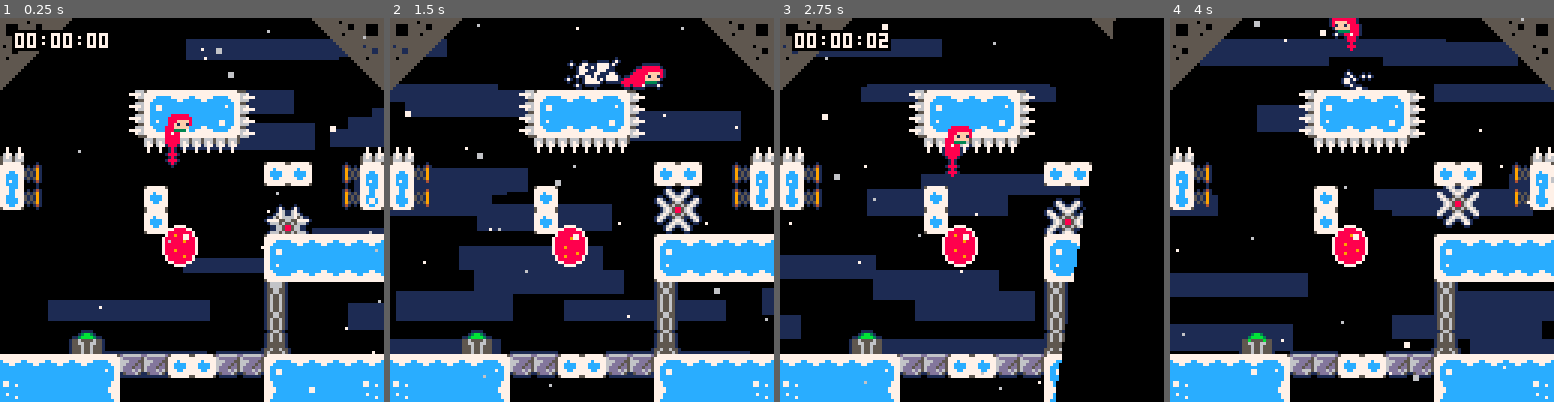
Above: before the commit, frames 1-4 (left to right).
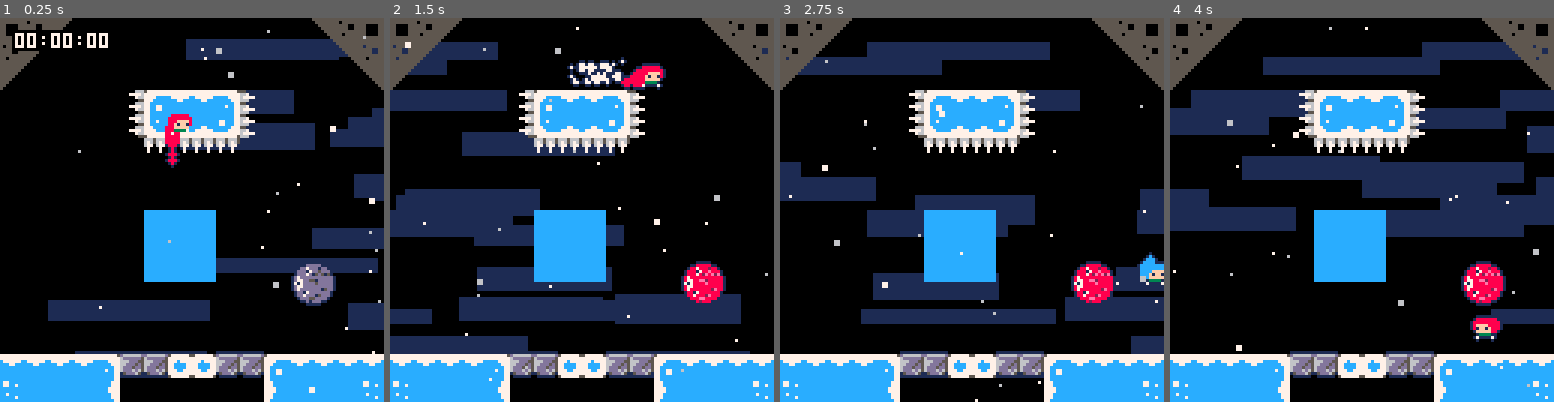
Above: after the commit, the same moments.

Repository: CelesteClassic/newleste.p8
Game: PICO-8 cartridge temple.p8
The game is run twice, just before and just after one commit, with the same random seed, the same clock (stepped at 60 frames per second) and the same inputs.
Inputs:
- Up to frame 1 (0.25 s): no input
- Up to frame 2 (1.5 s): tap X (X key) at 0.33, 1.07 s; tap O (Z key) at 0.7 s
- Up to frame 3 (2.75 s): hold Right 1.6-2.1 s; tap O (Z key) at 1.7, 2.1, 2.5 s; tap X (X key) at 1.85 s; hold Up 2.15-2.42 s; hold Right from 2.47 s (still down)
- Up to frame 4 (4 s): tap O (Z key) at 2.9, 3.3, 3.7 s; tap X (X key) at 2.97 s; release Right at 3.03 s; hold Left 3.08-3.58 s; hold Down 3.63-3.97 s

The runs differ from the first frame. In frame 1, 14% of the frame differs, in the area x 0-100%, y 33-88%; in frame 2, 30%; in frame 3, 36%; in frame 4, 42%, in the area x 0-100%, y 0-97%.

Commit message:
seeker ray tracing to player

Diff:
--- a/temple.p8
+++ b/temple.p8
@@ -1038,6 +1038,66 @@
     pal()
   end
 }
+
+
+seeker={
+  init=function(this) end,
+  update=function(this)
+    local tx,ty
+    for p in all(objects) do
+      if p.type==player then
+        tx,ty=p.x+4,p.y+4
+      end
+    end
+    this.target=false
+    if tx then
+      local xmid,ymid=this.x+9,this.y+9
+      local dx,dy=tx-xmid,ty-ymid
+      local d=sqrt(dx^2+dy^2)
+      dx/=d
+      dy/=d
+      local cx=xmid
+      local cy=ymid
+      local k=4
+      this.hitbox=rectangle(0,0,k,k)
+      --this.line={}
+      this.target=true
+      while max(abs(tx-cx),abs(ty-cy))>k do
+        if this.is_solid(round(cx)-this.x,round(cy)-this.y) then
+          this.target=false
+          break
+        end
+
+        --add(this.line,vector(cx,cy))
+        cx+=k*dx
+        cy+=k*dy
+      end
+    end
+
+
+  end,
+  draw=function(this)
+    -- debug stuff
+    -- for p in all(objects) do
+    --   if p.type==player then
+    --     --line(this.x+9,this.y+9,p.x+4,p.y+4,4)
+    --   end
+    -- end
+
+    -- for p in all(this.line) do
+    --   pset(round(p.x),round(p.y),14)
+    -- end
+
+    if this.target then
+      pal(13,8)
+      pal(1,2)
+      pal(5,14)
+    end
+    spr(83,this.x,this.y,2,2)
+    pal()
+  end
+}
+
 psfx=function(num)
   if sfx_timer<=0 then
    sfx(num)
@@ -1060,7 +1120,8 @@
   [113]=sawblade,
   [67]=red_bubble,
   [68]=dash_switch,
-  [82]=switch_door
+  [82]=switch_door,
+  [83]=seeker
 }
 
 -- [object functions]
@@ -1687,19 +1748,19 @@
 0aaa0000009a0000000a000000666600555055055500000000000000000000000000000000000000000000000000000000000000000000000000000000000000
 06d6667006666d600505505000000000000000000000000000000000000000000000000000000000000000000000000000000000000000000000000000000000
 6d666d6006d766d60505505000000000000000000000000000000000000000000000000000000000000000000000000000000000000000000000000000000000
-d66dd8d00d8dd66d0550055000000000000000000000000000000000000000000000000000000000000000000000000000000000000000000000000000000000
-676d6d6006d6d6660550055000000000000000000000000000000000000000000000000000000000000000000000000000000000000000000000000000000000
-666d66655666d6760505505000000000000000000000000000000000000000000000000000000000000000000000000000000000000000000000000000000000
-6ddd6d5005d6ddd60505505000000000000000000000000000000000000000000000000000000000000000000000000000000000000000000000000000000000
-6d6ddd5555ddd6d60505505000000000000000000000000000000000000000000000000000000000000000000000000000000000000000000000000000000000
-676d65500556d7660505505000000000000000000000000000000000000000000000000000000000000000000000000000000000000000000000000000000000
-676d65500556d6760050050000000000000000000000000000000000000000000000000000000000000000000000000000000000000000000000000000000000
-66dd65000056dd660505505000000000000000000000000000000000000000000000000000000000000000000000000000000000000000000000000000000000
-6d8dd555555dd8d60505505000000000000000000000000000000000000000000000000000000000000000000000000000000000000000000000000000000000
-76dd6d6006d6dd660505505000000000000000000000000000000000000000000000000000000000000000000000000000000000000000000000000000000000
-666d76d00d66d6660555555000000000000000000000000000000000000000000000000000000000000000000000000000000000000000000000000000000000
-66d8ddd00ddd8d670555555000000000000000000000000000000000000000000000000000000000000000000000000000000000000000000000000000000000
-566d66d00d66d6655505505500000000000000000000000000000000000000000000000000000000000000000000000000000000000000000000000000000000
+d66dd8d00d8dd66d05500550000000ddddd000000000008800000000000000000000000000000000000000000000000000000000000000000000000000000000
+676d6d6006d6d666055005500000dd7ddd1dd0000000887800000000000000000000000000000000000000000000000000000000000000000000000000000000
+666d66655666d67605055050000ddd07dd5ddd000008880700000000000000000000000000000000000000000000000000000000000000000000000000000000
+6ddd6d5005d6ddd605055050000ddd7d15d515000088887800000000000000000000000000000000000000000000000000000000000000000000000000000000
+6d6ddd5555ddd6d60505505000d7ddddddddddd00077888800000000000000000000000000000000000000000000000000000000000000000000000000000000
+676d65500556d7660505505000d77dd551ddddd00070788e00000000000000000000000000000000000000000000000000000000000000000000000000000000
+676d65500556d6760050050000707dddd5ddddd00000078800000000000000000000000000000000000000000000000000000000000000000000000000000000
+66dd65000056dd660505505000d77dddddddddd00070788800000000000000000000000000000000000000000000000000000000000000000000000000000000
+6d8dd555555dd8d60505505000d7ddddddd15dd00077888800000000000000000000000000000000000000000000000000000000000000000000000000000000
+76dd6d6006d6dd6605055050000dd07ddddddd000088807800000000000000000000000000000000000000000000000000000000000000000000000000000000
+666d76d00d66d66605555550000dd7ddd15ddd000008878800000000000000000000000000000000000000000000000000000000000000000000000000000000
+66d8ddd00ddd8d67055555500000ddd55dddd0000000888e00000000000000000000000000000000000000000000000000000000000000000000000000000000
+566d66d00d66d66555055055000000d1ddd000000000008200000000000000000000000000000000000000000000000000000000000000000000000000000000
 05676d6006d676505655556500000000000000000000000000000000000000000000000000000000000000000000000000000000000000000000000000000000
 00000000000000000000000000000000000000000000000000000000000000000000000000000000000000000000000000000000000000000000000000000000
 00000700000076000000000000000000000000000000000000000000000000000000000000000000000000000000000000000000000000000000000000000000
@@ -1848,15 +1909,15 @@
 2900000000000001000000000000002a00000000000000000000000000000000000000000000000000000000000000000000000000000000000000000000000000000000000000000000000000000000000000000000000000000000000000000000000000000000000000000000000000000000000000000000000000000000
 0000000000132122222312000000000000000000000000000000000000000000000000000000000000000000000000000000000000000000000000000000000000000000000000000000000000000000000000000000000000000000000000000000000000000000000000000000000000000000000000000000000000000000
 0000000000133132323312000000000000000000000000000000000000000000000000000000000000000000000000000000000000000000000000000000000000000000000000000000000000000000000000000000000000000000000000000000000000000000000000000000000000000000000000000000000000000000
-1000000000001111111100000000001000000000000000000000000000000000000000000000000000000000000000000000000000000000000000000000000000000000000000000000000000000000000000000000000000000000000000000000000000000000000000000000000000000000000000000000000000000000
-2708000000000000000000202000082700000000000000000000000000000000000000000000000000000000000000000000000000000000000000000000000000000000000000000000000000000000000000000000000000000000000000000000000000000000000000000000000000000000000000000000000000000000
-3708000000002000000000710000083700000000000000000000000000000000000000000000000000000000000000000000000000000000000000000000000000000000000000000000000000000000000000000000000000000000000000000000000000000000000000000000000000000000000000000000000000000000
-0000000000002000000000000000000000000000000000000000000000000000000000000000000000000000000000000000000000000000000000000000000000000000000000000000000000000000000000000000000000000000000000000000000000000000000000000000000000000000000000000000000000000000
-0000000000000043000000212222222200000000000000000000000000000000000000000000000000000000000000000000000000000000000000000000000000000000000000000000000000000000000000000000000000000000000000000000000000000000000000000000000000000000000000000000000000000000
-00000000000000000000003132323232000000000a0000000000000000000000000000000000000000000000000000000000000000000000000000000000000000000000000000000000000000000000000000000000000000000000000000000000000000000000000000000000000000000000000000000000000000000000
-0000000000000000000000520000000000000000000000000000000000000000000000000000000000000000000000000000000000000000000000000000000000000000000000000000000000000000000000000000000000000000000000000000000000000000000000000000000000000000000000000000000000000000
+0000000000001111111100000000000000000000000000000000000000000000000000000000000000000000000000000000000000000000000000000000000000000000000000000000000000000000000000000000000000000000000000000000000000000000000000000000000000000000000000000000000000000000
 0000000000000000000000000000000000000000000000000000000000000000000000000000000000000000000000000000000000000000000000000000000000000000000000000000000000000000000000000000000000000000000000000000000000000000000000000000000000000000000000000000000000000000
-0000004400000000000000000000000001000000000000000000000000000000000000000000000000000000000000000000000000000000000000000000000000000000000000000000000000000000000000000000000000000000000000000000000000000000000000000000000000000000000000000000000000000000
+0000000000000000000000000000000000000000000000000000000000000000000000000000000000000000000000000000000000000000000000000000000000000000000000000000000000000000000000000000000000000000000000000000000000000000000000000000000000000000000000000000000000000000
+0000000000002525250000000000000000000000000000000000000000000000000000000000000000000000000000000000000000000000000000000000000000000000000000000000000000000000000000000000000000000000000000000000000000000000000000000000000000000000000000000000000000000000
+0000000000002525250000000000000000000000000000000000000000000000000000000000000000000000000000000000000000000000000000000000000000000000000000000000000000000000000000000000000000000000000000000000000000000000000000000000000000000000000000000000000000000000
+00000000000025252500000053000000000000000a0000000000000000000000000000000000000000000000000000000000000000000000000000000000000000000000000000000000000000000000000000000000000000000000000000000000000000000000000000000000000000000000000000000000000000000000
+0000000000000000000000000000000000000000000000000000000000000000000000000000000000000000000000000000000000000000000000000000000000000000000000000000000000000000000000000000000000000000000000000000000000000000000000000000000000000000000000000000000000000000
+0000000000000000000000000000000000000000000000000000000000000000000000000000000000000000000000000000000000000000000000000000000000000000000000000000000000000000000000000000000000000000000000000000000000000000000000000000000000000000000000000000000000000000
+0000000000000000000000000000000001000000000000000000000000000000000000000000000000000000000000000000000000000000000000000000000000000000000000000000000000000000000000000000000000000000000000000000000000000000000000000000000000000000000000000000000000000000
 2222222223171720201717212222222223000000000000000000000000000000000000000000000000000000000000000000000000000000000000000000000000000000000000000000000000000000000000000000000000000000000000000000000000000000000000000000000000000000000000000000000000000000
 3825252526000000000000242525253826000000000000000000000000000000000000000000000000000000000000000000000000000000000000000000000000000000000000000000000000000000000000000000000000000000000000000000000000000000000000000000000000000000000000000000000000000000
 
